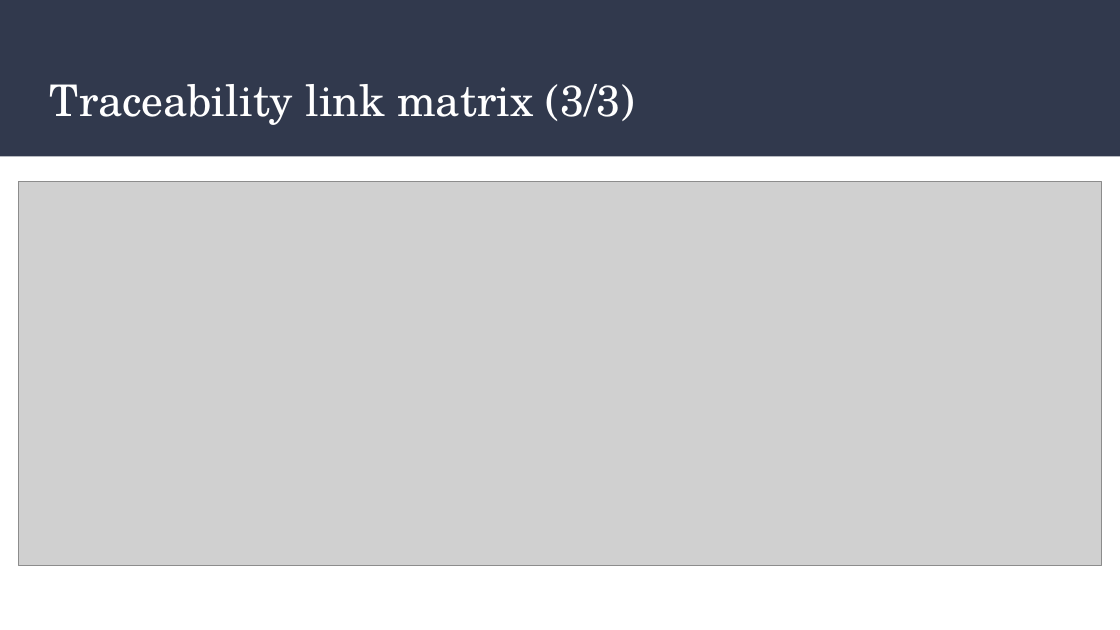
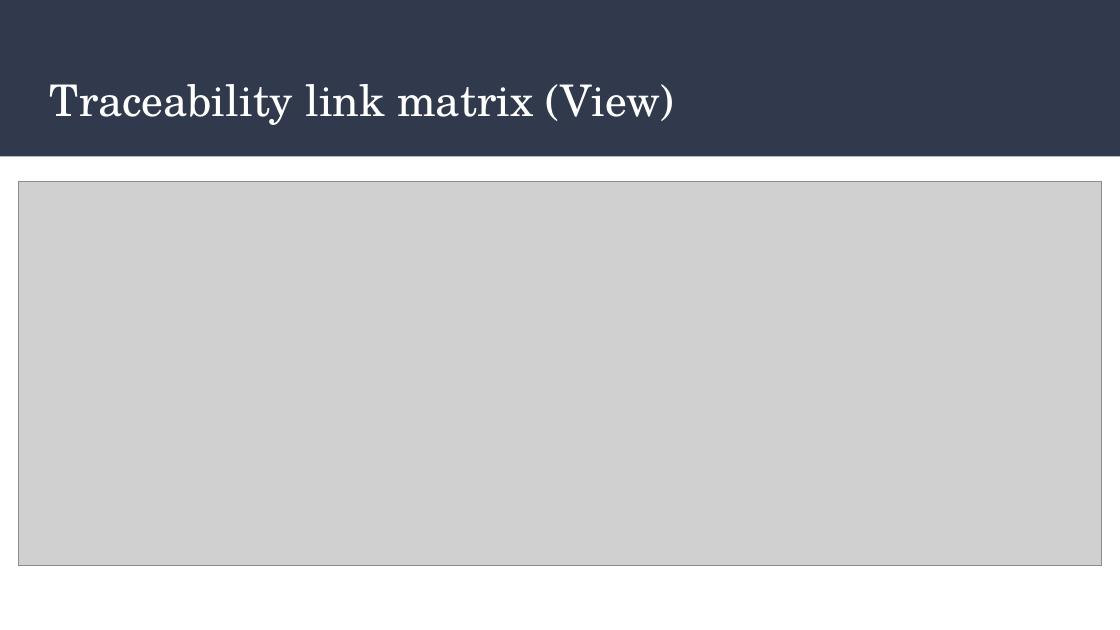
Before and after one commit to zachgood/cs414-f17-301-Function-Chaos, a slide deck: slide 8 of P4_ Improving the internal design.pptx. Drawn at 1120x630 pixels with LibreOffice and Linux fonts; fonts in the diff are those of the drawing; grey boxes stand for pictures. Boxes give left, top, right and bottom in pixels: in the first picture for what was removed or moved away, otherwise in the second. Text is boxed around its words. In the diff, an @@ line names an element or a change of style, - is before the commit and + after.

```diff
--- a/P4_ Improving the internal design.pptx
+++ b/P4_ Improving the internal design.pptx
@@ title at bbox=[49, 84, 675, 125]: text changed @@
-Traceability link matrix (3/3)
+Traceability link matrix (View)
```
Also in this commit, not shown: 5 other slides changed.
